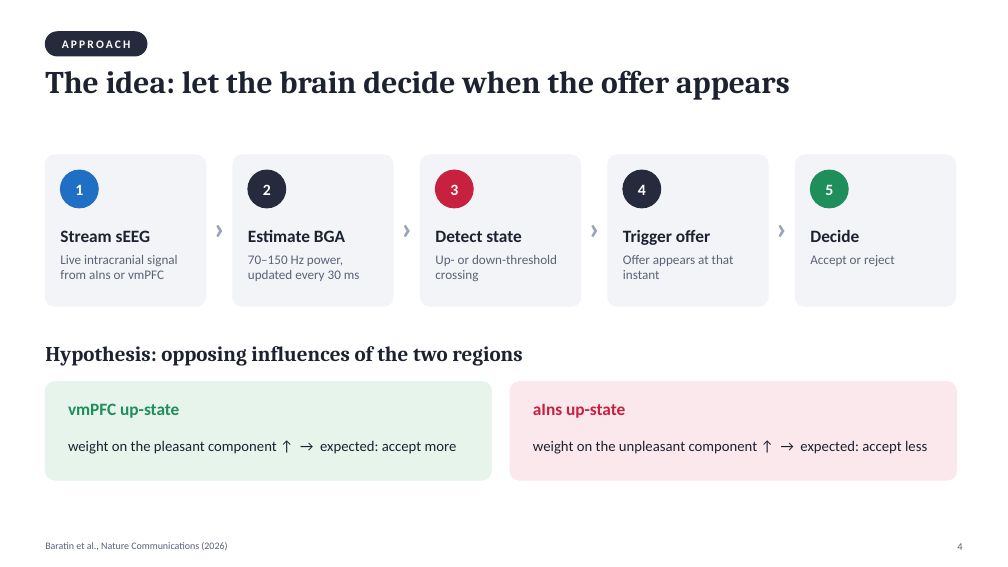
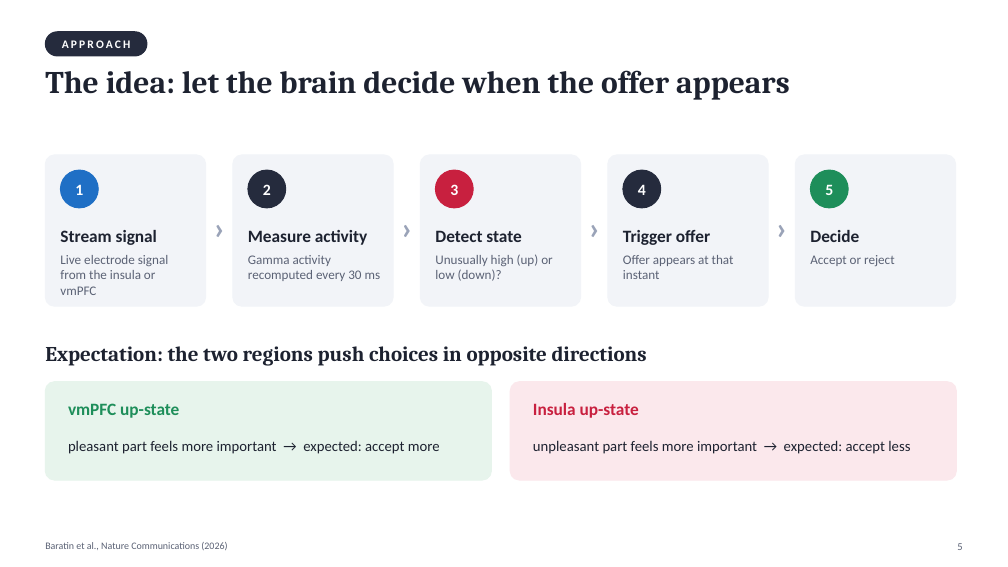
Before and after one commit to khoatranrb/DOC, a slide deck: slide 5 of Baratin2026_presentation/Baratin2026_ClosedLoop_aIns_presentation.pptx (slide 4 before the commit). Drawn at 1008x567 pixels with LibreOffice and Linux fonts; fonts in the diff are those of the drawing. Boxes give left, top, right and bottom in pixels: in the first picture for what was removed or moved away, otherwise in the second. Text is boxed around its words. In the diff, an @@ line names an element or a change of style, - is before the commit and + after.

```diff
--- a/Baratin2026_presentation/Baratin2026_ClosedLoop_aIns_presentation.pptx
+++ b/Baratin2026_presentation/Baratin2026_ClosedLoop_aIns_presentation.pptx
@@ text at bbox=[60, 230, 157, 245]: text changed @@
-Stream sEEG
+Stream signal
@@ text at bbox=[248, 230, 367, 245]: text changed @@
-Estimate BGA
+Measure activity
@@ text at bbox=[60, 255, 168, 295]: text changed @@
-Live intracranial signal from aIns or vmPFC
+Live electrode signal from the insula or vmPFC
@@ text at bbox=[248, 255, 381, 281]: text changed @@
-70–150 Hz power, updated every 30 ms
+Gamma activity recomputed every 30 ms
@@ text at bbox=[435, 254, 552, 281]: text changed @@
-Up- or down-threshold crossing
+Unusually high (up) or low (down)?
@@ text at bbox=[45, 346, 647, 366]: text changed @@
-Hypothesis: opposing influences of the two regions
+Expectation: the two regions push choices in opposite directions
@@ text at bbox=[533, 403, 639, 418]: text changed @@
-aIns up-state
+Insula up-state
@@ text at bbox=[68, 440, 440, 454]: text changed @@
-weight on the pleasant component ↑ → expected: accept more
+pleasant part feels more important → expected: accept more
@@ text at bbox=[533, 440, 910, 454]: text changed @@
-weight on the unpleasant component ↑ → expected: accept less
+unpleasant part feels more important → expected: accept less
@@ text at bbox=[957, 543, 962, 550]: text changed @@
-4
+5
```
Also in this commit, not shown: 14 other slides changed, 2 slides added, 1 slide removed, 1 other file.
